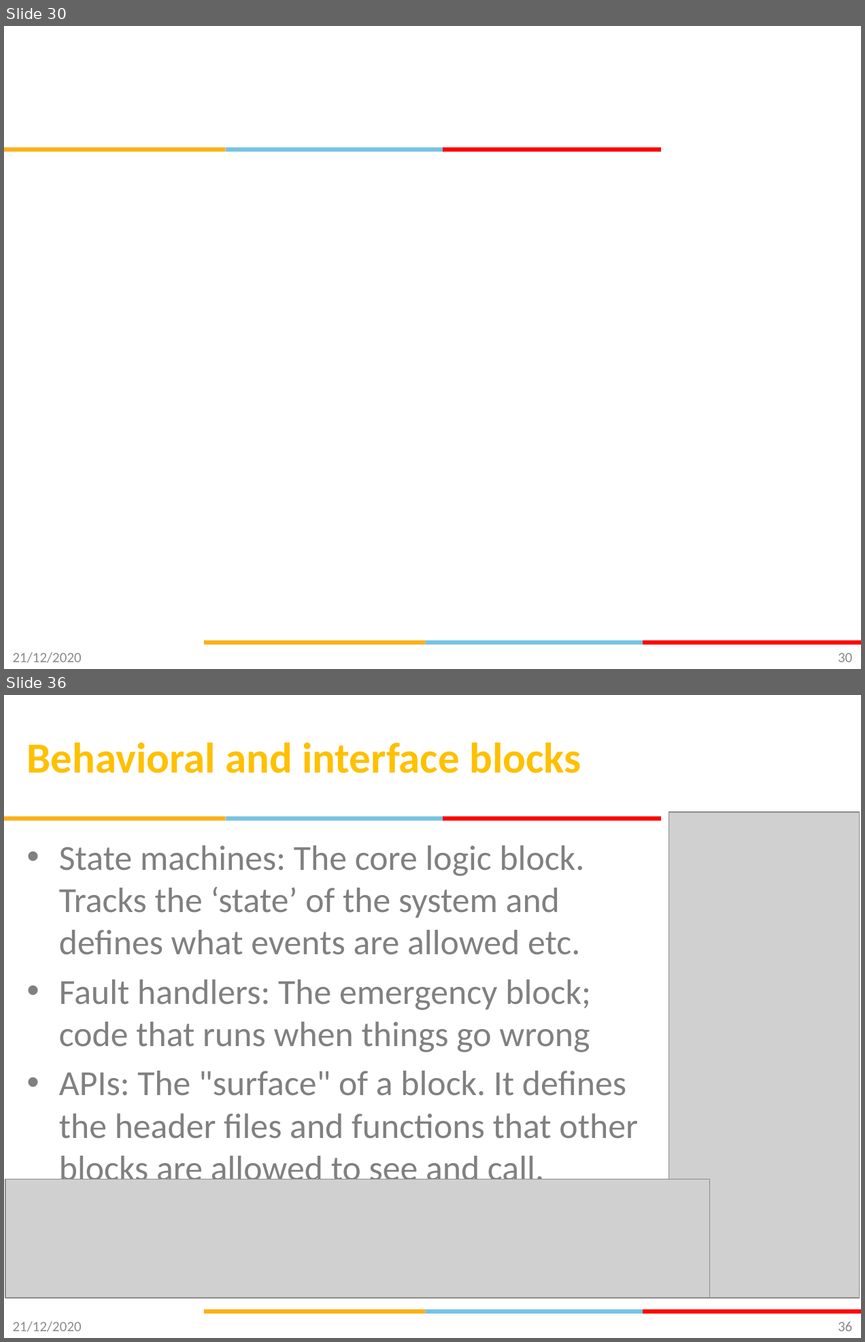
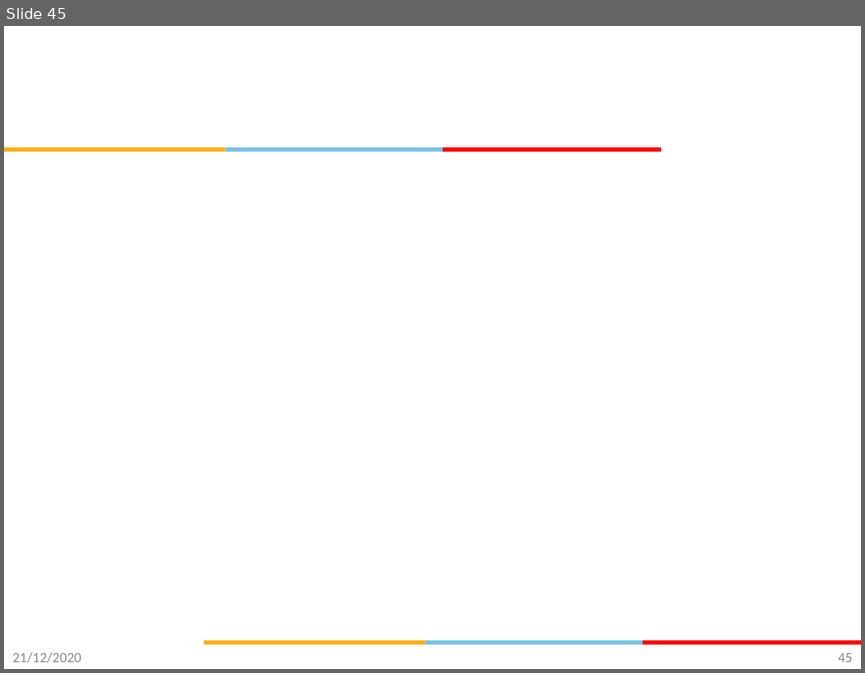
Before and after one commit to gsaurabhr-teaching/csg523-material, a slide deck: Lec-13-16-firmware-architecture.pptx. Shown one above the other, each under a label of ours: slides 30 and 36 before the commit, slide 45 after it; the slides between them are not shown. The pictures are 865x1342 and 865x673 pixels, drawn with LibreOffice and Linux fonts; fonts in the diff are those of the drawing; grey boxes stand for pictures; background and template pictures are left out. Boxes give left, top, right and bottom in pixels: in the first picture for what was removed or moved away, otherwise in the second. Text is boxed around its words. In the diff, an @@ line names an element or a change of style, - is before the commit and + after.

```diff
--- a/Lec-13-16-firmware-architecture.pptx
+++ b/Lec-13-16-firmware-architecture.pptx
@@ slide 36 removed at (x1=4, y1=695, x2=861, y2=1338), background #FFFFFF; not listed: 6 template elements that a slide beside it also shows @@
@@ title removed at (x1=27, y1=742, x2=581, y2=773) @@
-Behavioral and interface blocks
@@ picture removed at (x1=669, y1=813, x2=860, y2=1298) @@
@@ text removed at (x1=59, y1=845, x2=638, y2=1188) @@
-• State machines: The core logic block. Tracks the ‘state’ of the system and defines what events are allowed etc.
-• Fault handlers: The emergency block; code that runs when things go wrong
-• APIs: The "surface" of a block. It defines the header files and functions that other blocks are allowed to see and call.
@@ picture removed at (x1=6, y1=1179, x2=710, y2=1298) @@
@@ text removed at (x1=13, y1=1321, x2=82, y2=1331) @@
-21/12/2020
@@ page number removed at (x1=838, y1=1321, x2=852, y2=1331) @@
-36
@@ what was slide 30 is now slide 45 @@
@@ page number at (x1=838, y1=652, x2=852, y2=662): text changed @@
-30
+45
```
Also in this commit, not shown: 2 slides changed, 13 slides added, 7 other slides removed.
